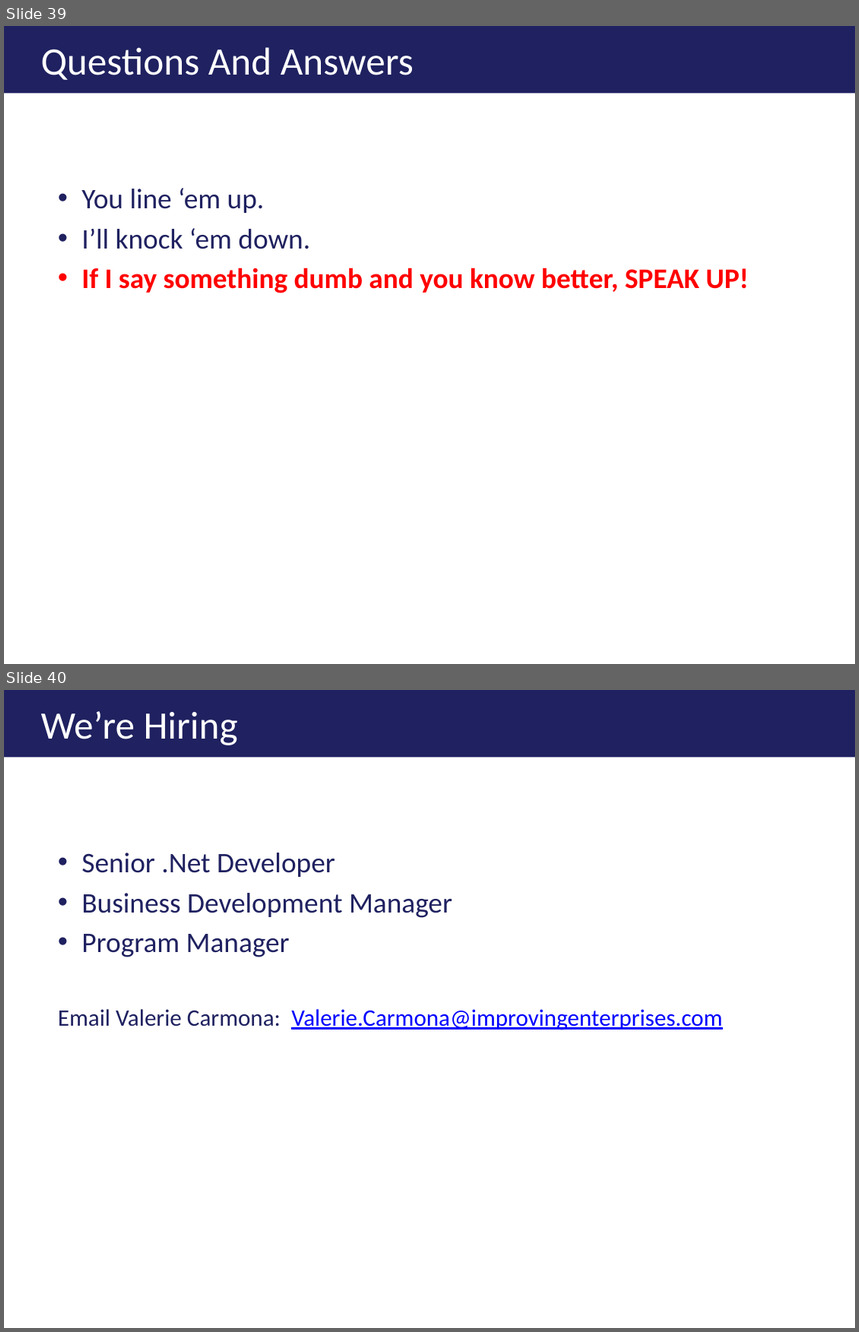
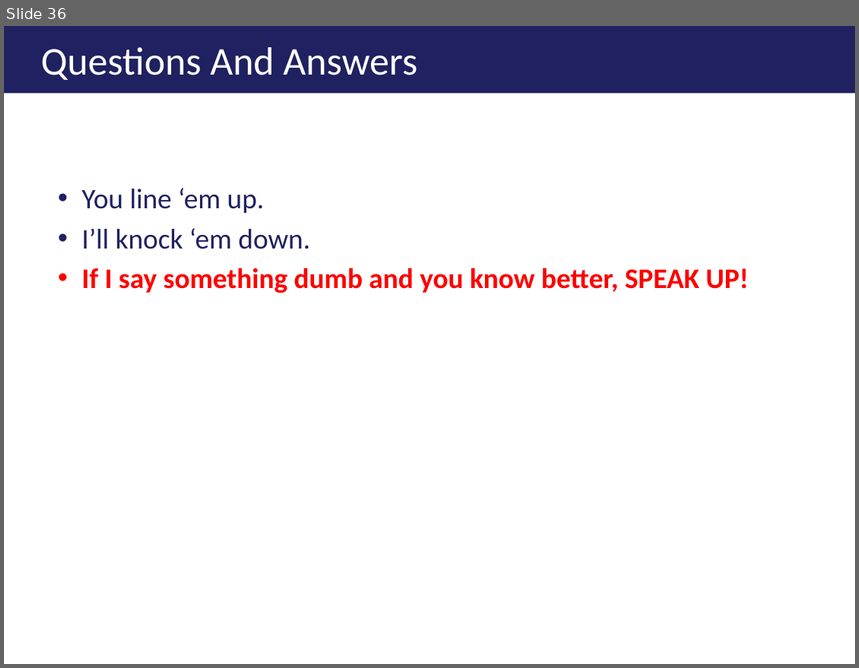
Before and after one commit to ericburcham/THasyINKnc, a slide deck: Presentation/THasINKync - 4x3.pptx. Shown one above the other, each under a label of ours: slides 39 and 40 before the commit, slide 36 after it. The pictures are 859x1332 and 859x668 pixels, drawn with LibreOffice and Linux fonts; fonts in the diff are those of the drawing; background and template pictures are left out. Boxes give left, top, right and bottom in pixels: in the first picture for what was removed or moved away, otherwise in the second. Text is boxed around its words. In the diff, an @@ line names an element or a change of style, - is before the commit and + after.

Commit message:
Removed Improving Theme (so sad!!!) from presentations.

```diff
--- a/Presentation/THasINKync - 4x3.pptx
+++ b/Presentation/THasINKync - 4x3.pptx
@@ slide 40 removed at <box>4,690,855,1328</box>, background #FFFFFF @@
@@ title removed at <box>4,690,855,757</box> @@
-We’re Hiring
@@ text removed at <box>58,853,722,1030</box> @@
-• Senior .Net Developer
-• Business Development Manager
-• Program Manager
-Email Valerie Carmona: Valerie.Carmona@improvingenterprises.com
@@ what was slide 39 is now slide 36 @@
@@ slide 36 changed as well @@
@@ title "Questions And Answers" at <box>4,26,855,93</box>: size 24.8 to 25 pt; indent changed @@
```
Also in this commit, not shown: 35 other slides changed, 3 other slides removed, 6 other files.
